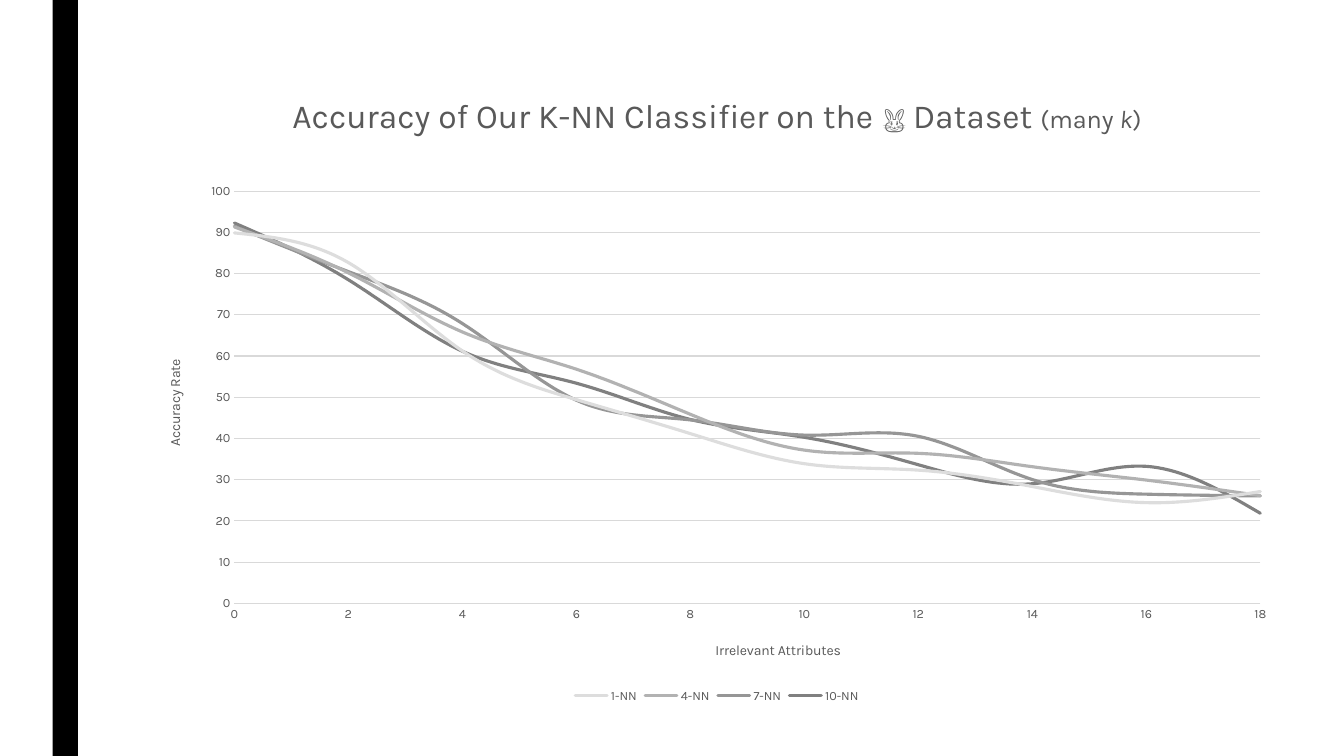
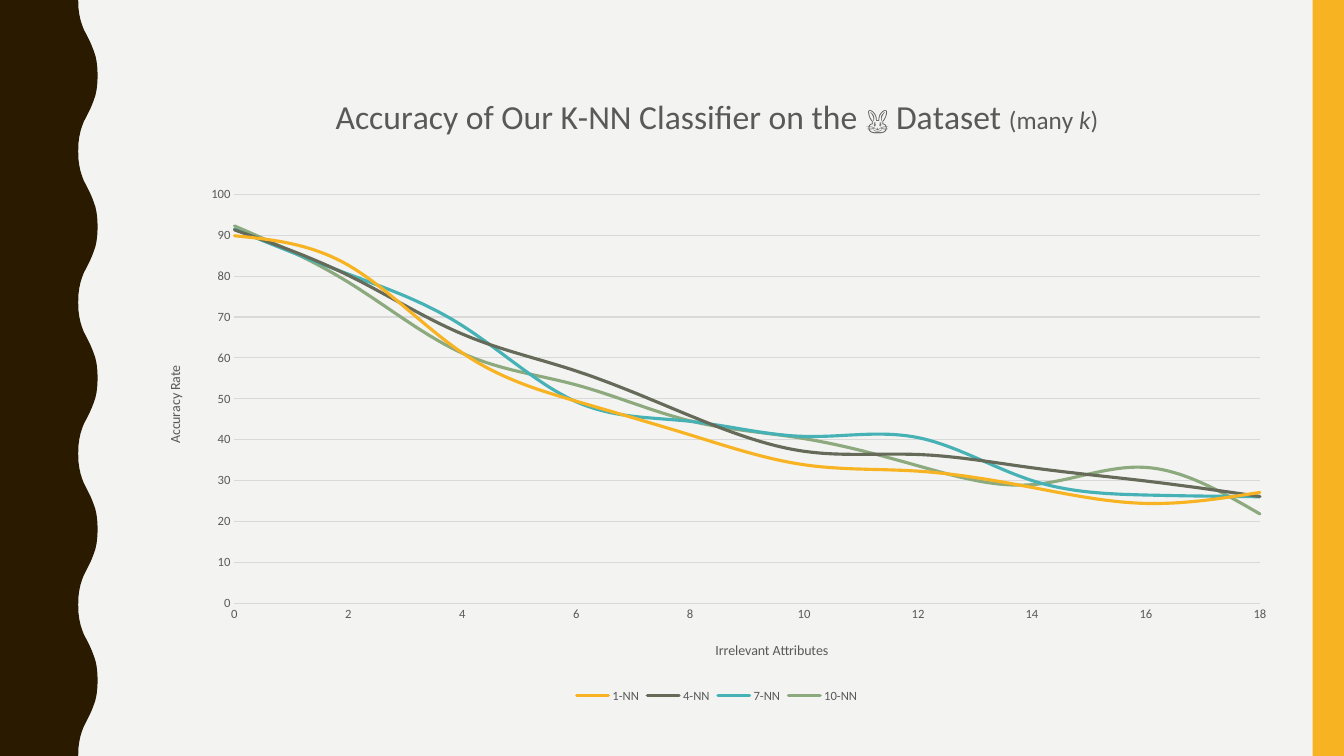
Before and after one commit to gururaj-shriram/ece548-machine-learning, a slide deck: slide 20 of proj1/presentation/pres.pptx. Drawn at 1344x756 pixels with LibreOffice and Linux fonts; fonts in the diff are those of the drawing. Boxes give left, top, right and bottom in pixels: in the first picture for what was removed or moved away, otherwise in the second. Text is boxed around its words. In the diff, an @@ line names an element or a change of style, - is before the commit and + after.

Commit message:
Updated presentation
Changed theme to make graphs more visible; rearranged text/graphs to reflect changes

```diff
--- a/proj1/presentation/pres.pptx
+++ b/proj1/presentation/pres.pptx
@@ background #FFFFFF to #F3F3F2 @@
@@ freeform shape added at [0, 0, 98, 756], fill #2A1A00 @@
@@ rectangle removed at [52, 0, 78, 756] @@
@@ rectangle added at [1313, 0, 1344, 756], fill #F8B323 @@
@@ scatter smooth chart at [145, 75, 1290, 707] @@
@@ colour of 1-NN #DDDDDD to #F8B323 @@
@@ colour of 4-NN #B2B2B2 to #656A59 @@
@@ colour of 7-NN #969696 to #46B2B5 @@
@@ colour of 10-NN #808080 to #8CAA7E @@
@@ legend changed @@
@@ category axis changed @@
@@ value axis changed @@
@@ lettering changed @@
```
Also in this commit, not shown: 30 other slides changed.
